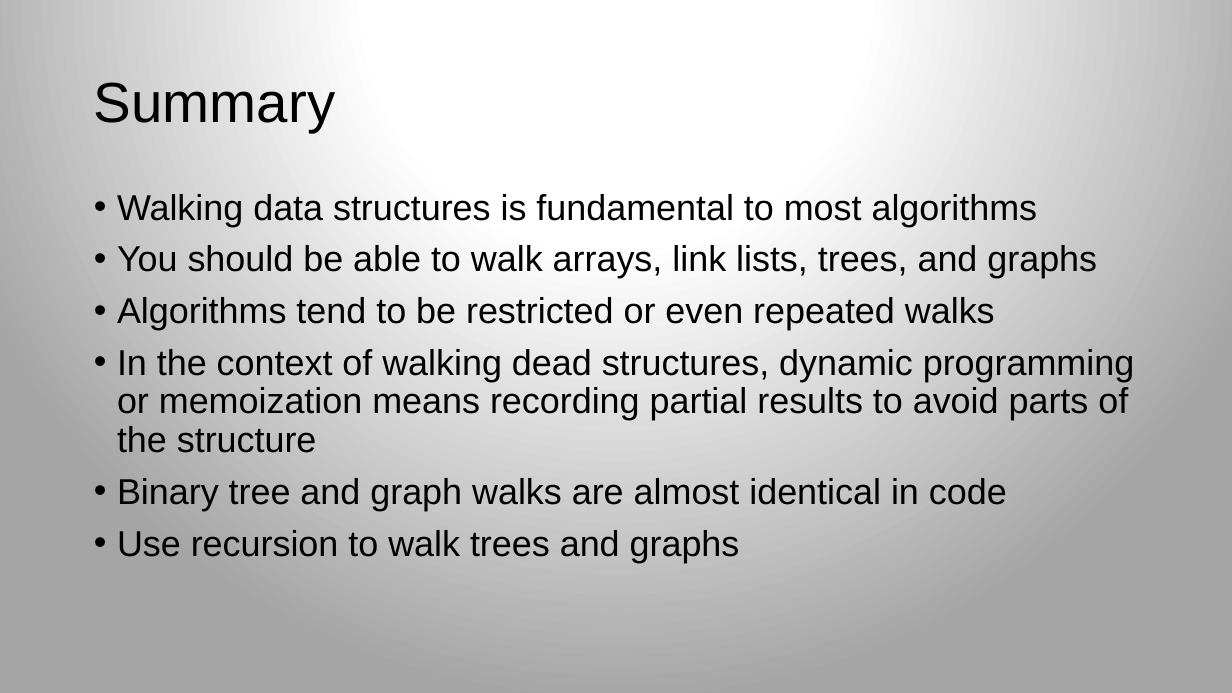
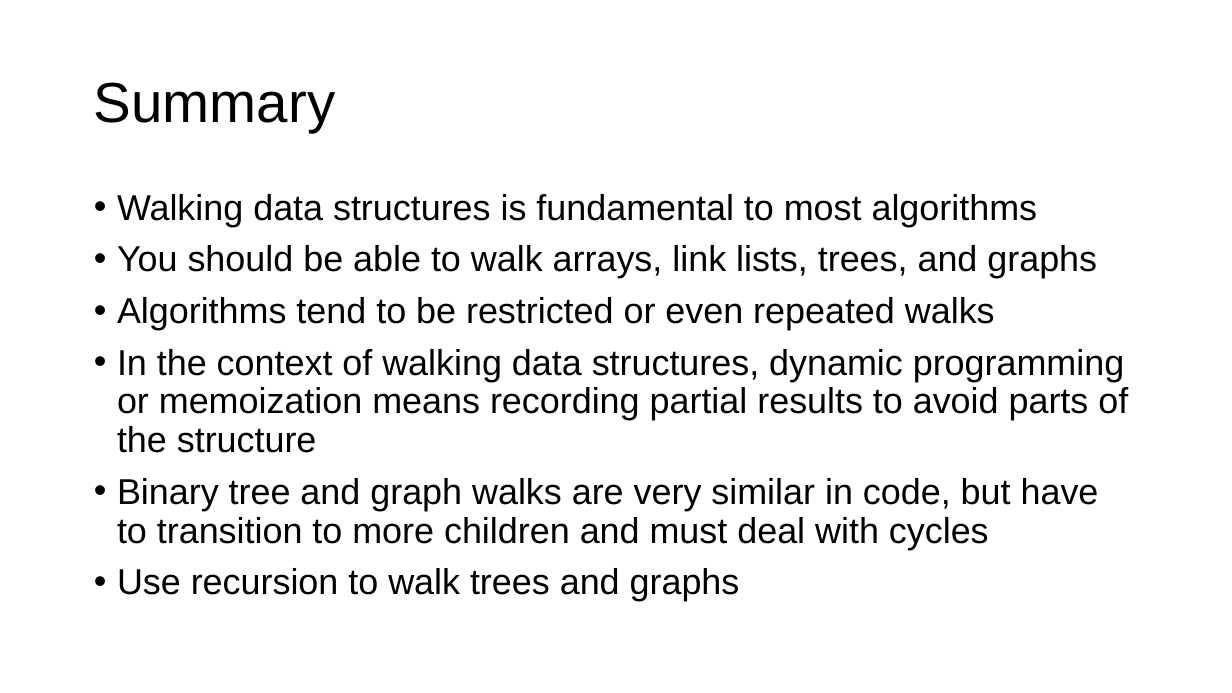
Before and after one commit to parrt/msds689, a slide deck: slide 15 of notes/walking-structures.pptx (slide 13 before the commit). Drawn at 1232x693 pixels with LibreOffice and Linux fonts; fonts in the diff are those of the drawing; background and template pictures are left out. Boxes give left, top, right and bottom in pixels: in the first picture for what was removed or moved away, otherwise in the second. Text is boxed around its words. In the diff, an @@ line names an element or a change of style, - is before the commit and + after.

```diff
--- a/notes/walking-structures.pptx
+++ b/notes/walking-structures.pptx
@@ background gradient #FFFFFF to #A5A5A5 to #FFFFFF @@
@@ text at bbox=[117, 349, 1128, 550]: text changed @@
-• In the context of walking dead structures, dynamic programming or memoization means recording partial results to avoid parts of the structure
-• Binary tree and graph walks are almost identical in code
+• In the context of walking data structures, dynamic programming or memoization means recording partial results to avoid parts of the structure
+• Binary tree and graph walks are very similar in code, but have to transition to more children and must deal with cycles
```
Also in this commit, not shown: 12 other slides changed, 2 slides added, 2 other files.
